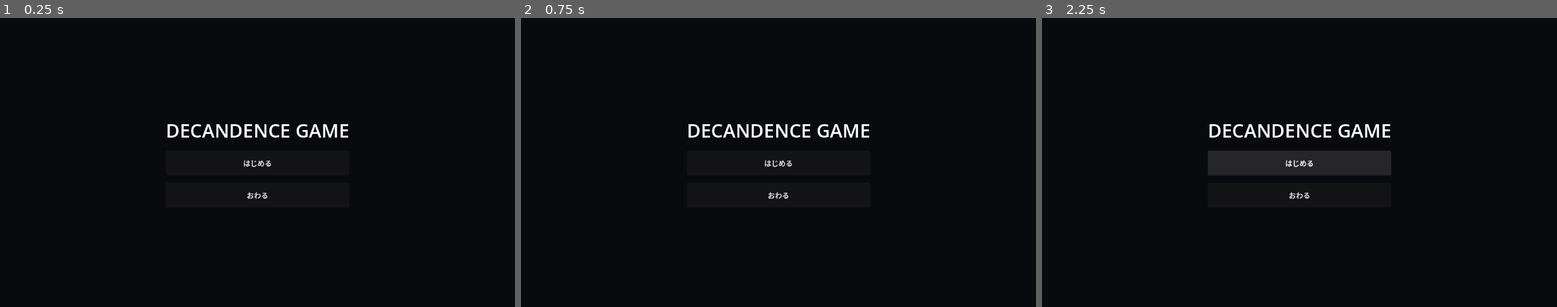
Above: before the commit, frames 1-3 (left to right).
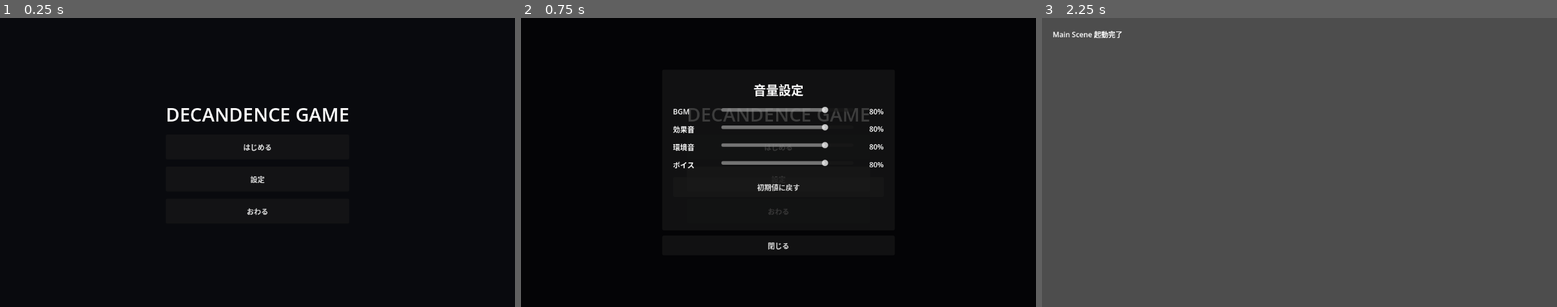
Above: after the commit, the same moments.

Repository: grimoire1089-coder/optimistic
Game: Godot game, scene res://Scenes/Boot/TitleScene.tscn
The game is run twice, just before and just after one commit, with the same random seed, the same clock (stepped at 60 frames per second) and the same inputs.
Inputs (mouse positions are in pixels of both pictures, inside the frame that each line leads up to):
- Up to frame 1 (0.25 s): no input
- Up to frame 2 (0.75 s): click (778, 179) at 0.5 s, where only the run after the commit has a clickable "設定"
- Up to frame 3 (2.25 s): click (1299, 246) at 1.25 s, where only the run after the commit has a clickable "閉じる"; click "はじめる" at 2 s

The runs differ from the first frame. In frame 1, 1.9% of the frame differs, in the area x 32-68%, y 31-69%; in frame 2, 3.4%; in frame 3, 100%, in the area x 0-100%, y 0-100%.
Error before the commit: Invalid assignment of property or key 'text' with value of type 'String' on a base object of type 'null instance'. (res://Scripts/Scenes/Boot/TitleScene.gd:16)

Commit message:
Add audio settings panel to title scene

Diff:
--- a/Scenes/Boot/TitleScene.tscn
+++ b/Scenes/Boot/TitleScene.tscn
@@ -2,6 +2,7 @@
 
 [ext_resource type="Script" uid="uid://bfmmcogyfgb1w" path="res://Scripts/Scenes/Boot/TitleScene.gd" id="1_title_script"]
 [ext_resource type="AudioStream" uid="uid://630wj3bbflrg" path="res://Assets/Audio/BGM/Room BGM 001.ogg" id="2_opdry"]
+[ext_resource type="PackedScene" uid="uid://iqk0ojpmgrh1" path="res://Scenes/UI/Options/AudioSettingsPanel.tscn" id="3_audio_panel"]
 
 [node name="TitleScene" type="Control" unique_id=93271587]
 layout_mode = 3
@@ -47,7 +48,46 @@
 layout_mode = 2
 text = "はじめる"
 
+[node name="OptionsButton" type="Button" parent="CenterContainer/CenterBox"]
+custom_minimum_size = Vector2(280, 56)
+layout_mode = 2
+text = "設定"
+
 [node name="ExitButton" type="Button" parent="CenterContainer/CenterBox" unique_id=925156011]
 custom_minimum_size = Vector2(280, 56)
 layout_mode = 2
 text = "おわる"
+
+[node name="AudioSettingsLayer" type="CanvasLayer" parent="."]
+visible = false
+layer = 10
+
+[node name="DimBackground" type="ColorRect" parent="AudioSettingsLayer"]
+anchors_preset = 15
+anchor_right = 1.0
+anchor_bottom = 1.0
+grow_horizontal = 2
+grow_vertical = 2
+mouse_filter = 0
+color = Color(0, 0, 0, 0.55)
+
+[node name="CenterContainer" type="CenterContainer" parent="AudioSettingsLayer"]
+anchors_preset = 15
+anchor_right = 1.0
+anchor_bottom = 1.0
+grow_horizontal = 2
+grow_vertical = 2
+
+[node name="OverlayBox" type="VBoxContainer" parent="AudioSettingsLayer/CenterContainer"]
+layout_mode = 2
+size_flags_horizontal = 4
+size_flags_vertical = 4
+theme_override_constants/separation = 12
+
+[node name="AudioSettingsPanel" parent="AudioSettingsLayer/CenterContainer/OverlayBox" instance=ExtResource("3_audio_panel")]
+layout_mode = 2
+
+[node name="CloseOptionsButton" type="Button" parent="AudioSettingsLayer/CenterContainer/OverlayBox"]
+custom_minimum_size = Vector2(0, 44)
+layout_mode = 2
+text = "閉じる"
